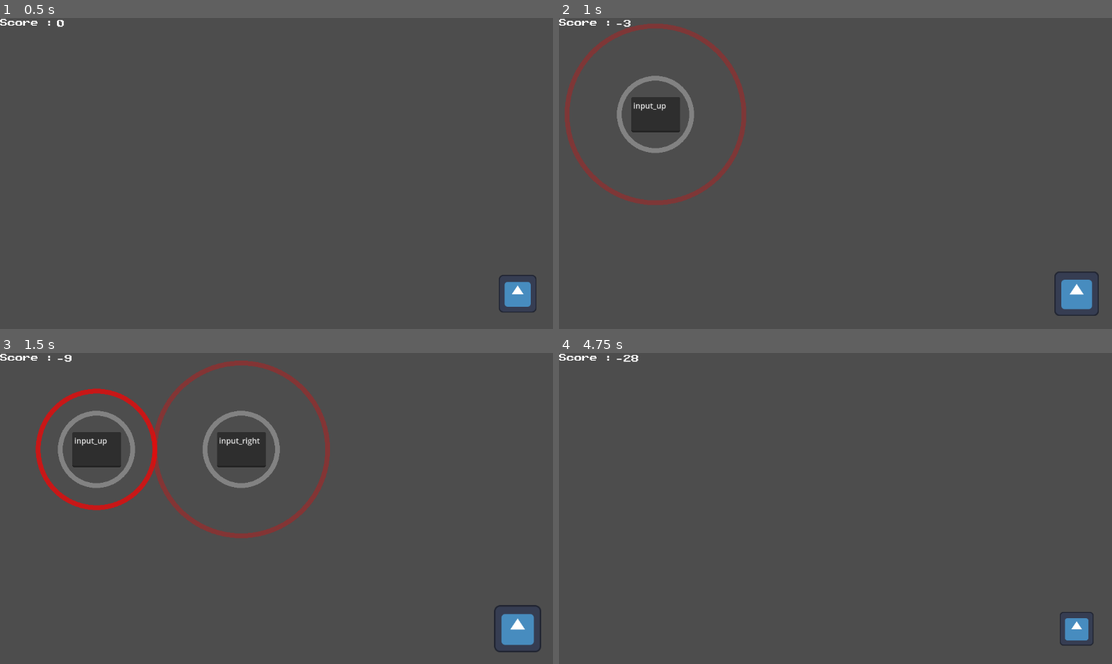
Above: before the commit, frames 1-4 (two rows, left to right).
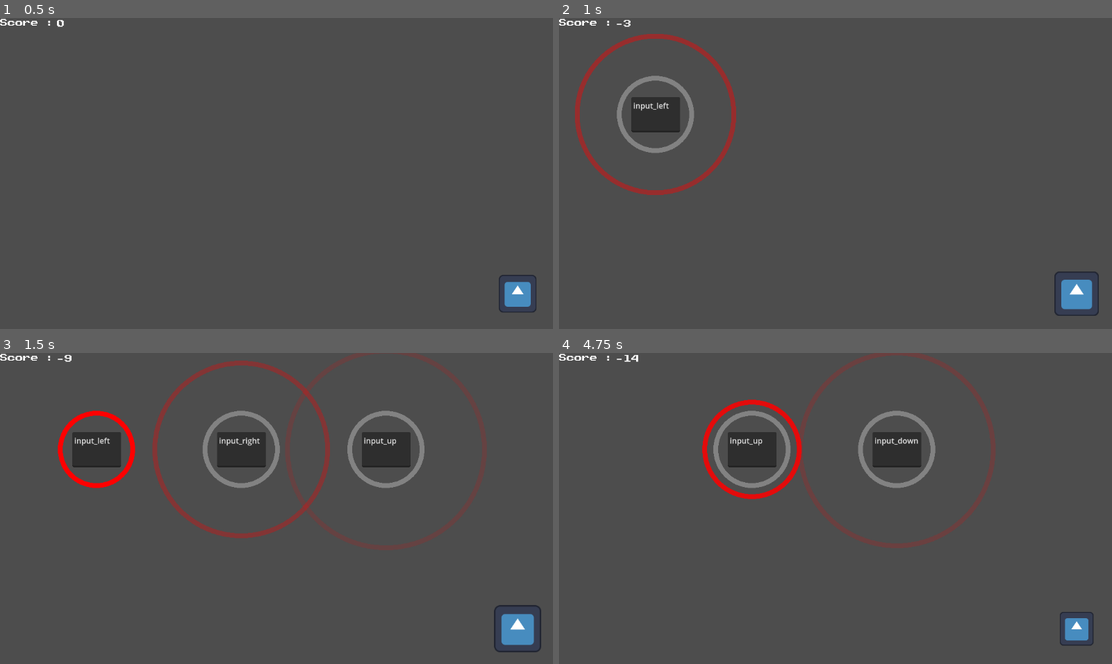
Above: after the commit, the same moments.

Repository: Mastoast/AntiCapitalism
Game: Godot game, scene res://scenes/test_scene.tscn
The game is run twice, just before and just after one commit, with the same random seed, the same clock (stepped at 60 frames per second) and the same inputs. The engine's default icon, where the game draws it, is replaced by a stand-in: a white triangle on a blue panel in a dark square. Sound files missing from this copy of the repository are replaced by a short silence.
Inputs:
- Up to frame 1 (0.5 s): no input
- Up to frame 2 (1 s): tap Enter (ui_accept) at 0.5, 0.77 s; hold D (input_right) from 0.53 s (still down); hold Space (input_begin) from 0.53 s (still down)
- Up to frame 3 (1.5 s): release D (input_right) at 1.28 s; release Space (input_begin) at 1.28 s; hold Down (input_down) from 1.28 s (still down); tap E (input_action) at 1.35 s
- Up to frame 4 (4.75 s): tap Enter (ui_accept) at 1.52, 3.02, 3.77, 4.52 s; tap Space (input_begin) at 1.55, 2.85, 4.35 s; release Down (input_down) at 2.03 s; hold D (input_right) 2.03-2.78 s; hold Space (input_begin) 2.03-2.78 s; hold Up (input_up) 2.78-3.53 s; hold Space (input_begin) 3.53-4.28 s; hold Left (input_left) from 3.53 s (still down); tap E (input_action) at 3.6 s

Frame 1 is identical in both runs. In frame 2, 3.0% of the frame differs, in the area x 1-34%, y 1-61%; in frame 3, 3.4%; in frame 4, 5.6%, in the area x 11-79%, y 0-63%.

Commit message:
Review pattern

Diff:
--- a/scripts/test_scene.gd
+++ b/scripts/test_scene.gd
@@ -8,29 +8,29 @@
 
 var pattern1 = [
 	{"input": "input_left", "delay": 1.0, "position": Vector2(200, 200), "timer": 1.0},
-	{"input": "input_right", "delay": 1.0, "position": Vector2(500, 200), "timer": 1.0},
-	{"input": "input_up", "delay": 0.5, "position": Vector2(200, 500), "timer": 2.0},
-	{"input": "input_down", "delay": 2.0, "position": Vector2(800, 500), "timer": 1.0}
+	{"input": "input_right", "delay": 2.0, "position": Vector2(500, 200), "timer": 1.0},
+	{"input": "input_up", "delay": 3.0, "position": Vector2(200, 500), "timer": 2.0},
+	{"input": "input_down", "delay": 3.5, "position": Vector2(800, 500), "timer": 1.0}
 ]
 
 var pattern2 = [
-	{"input": "input_right", "delay": 0.5, "position": Vector2(200, 200), "timer": 1.0},
-	{"input": "input_left", "delay": 0.5, "position": Vector2(500, 200), "timer": 1.0},
-	{"input": "input_right", "delay": 0.25, "position": Vector2(200, 500), "timer": 1.0},
-	{"input": "input_up", "delay": 1.0, "position": Vector2(800, 500), "timer": 1.0}
+	{"input": "input_right", "delay": 1, "position": Vector2(200, 200), "timer": 1.0},
+	{"input": "input_left", "delay": 1.5, "position": Vector2(500, 200), "timer": 1.0},
+	{"input": "input_right", "delay": 1.75, "position": Vector2(200, 500), "timer": 1.0},
+	{"input": "input_up", "delay": 2.0, "position": Vector2(800, 500), "timer": 1.0}
 ]
 
 var pattern3 = [
 	{"input": "input_up", "delay": 1.0, "position": Vector2(200, 200), "timer": 1.0},
-	{"input": "input_up", "delay": 1.0, "position": Vector2(300, 200), "timer": 1.0},
-	{"input": "input_up", "delay": 1.0, "position": Vector2(300, 200), "timer": 1.0},
-	{"input": "input_up", "delay": 1.0, "position": Vector2(400, 200), "timer": 1.0},
-	{"input": "input_up", "delay": 1.0, "position": Vector2(500, 200), "timer": 0.5},
-	{"input": "input_up", "delay": 1.0, "position": Vector2(600, 200), "timer": 1.0},
-	{"input": "input_up", "delay": 1.0, "position": Vector2(700, 200), "timer": 1.0},
-	{"input": "input_up", "delay": 1.0, "position": Vector2(800, 200), "timer": 1.0},
-	{"input": "input_up", "delay": 1.0, "position": Vector2(900, 200), "timer": 1.0},
-	{"input": "input_up", "delay": 1.0, "position": Vector2(900, 200), "timer": 1.0},
+	{"input": "input_up", "delay": 2.0, "position": Vector2(300, 200), "timer": 1.0},
+	{"input": "input_up", "delay": 3.0, "position": Vector2(300, 200), "timer": 1.0},
+	{"input": "input_up", "delay": 4.0, "position": Vector2(400, 200), "timer": 1.0},
+	{"input": "input_up", "delay": 5.0, "position": Vector2(500, 200), "timer": 0.5},
+	{"input": "input_up", "delay": 6.0, "position": Vector2(600, 200), "timer": 1.0},
+	{"input": "input_up", "delay": 7.0, "position": Vector2(700, 200), "timer": 1.0},
+	{"input": "input_up", "delay": 8.0, "position": Vector2(800, 200), "timer": 1.0},
+	{"input": "input_up", "delay": 9.0, "position": Vector2(900, 200), "timer": 1.0},
+	{"input": "input_up", "delay": 10.0, "position": Vector2(900, 200), "timer": 1.0},
 ]
 
 var pattern4 = [
@@ -51,7 +51,6 @@
 	randomize()
 	StaticMusic.play(StaticMusic.music1, 1.0)
 	StaticMusic.new_beat.connect(_on_new_beat)
-
 
 func _process(delta):
 	if !buffer_qte.is_empty() and current_pattern:
@@ -83,7 +82,7 @@
 
 func _input(event):
 	if event.is_action_pressed("input_begin") and !current_pattern:
-		buffer_qte = pattern4.duplicate(true)
+		buffer_qte = pattern1.duplicate(true)
 		return
 	if !event.is_action_type() || !is_expected_action(event):
 		return
